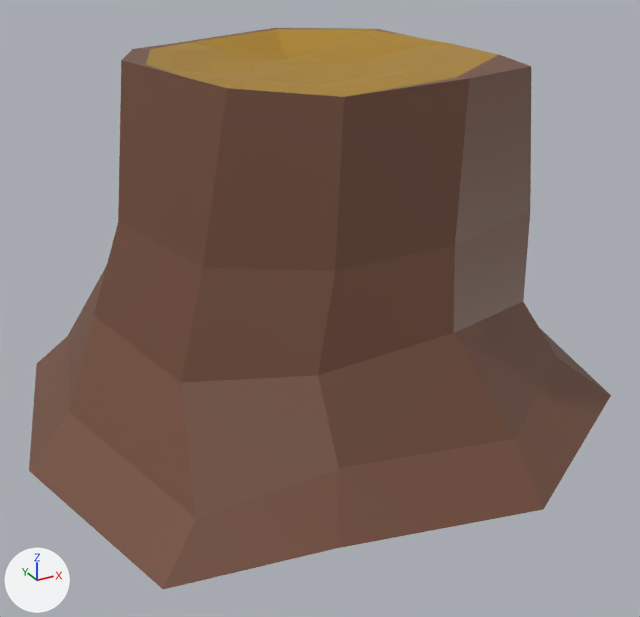
Before and after pictures for a commit that changed the FBX model Assets/Environments/Models/stump_002.fbx.
Rendered twice from a 50 mm camera at (-3.46, -1.7, 3.97) aimed at (0.06, 4.72, 0.76). Lighting does not change. The marker at lower left points along +X, +Y and +Z.

Script lines for the objects in view, before the commit:
```python
me_cylinder_003 = bpy.data.meshes.new('Cylinder.003')
me_cylinder_003.from_pydata(...)  # 114 vertices, 112 faces; spans x -2.61..2.92, y -2.5..2.57, z -1.85..1.49
# faces by material slot: [76, 36]
me_cylinder_003.materials.append(mat_material_001)  # brown #744e3c
me_cylinder_003.materials.append(mat_material_002)  # yellow #aa821b
ob_stump_002 = bpy.data.objects.new('stump_002', me_cylinder_003)
ob_stump_002.location = (0.0, 4.92, 1.53)
```
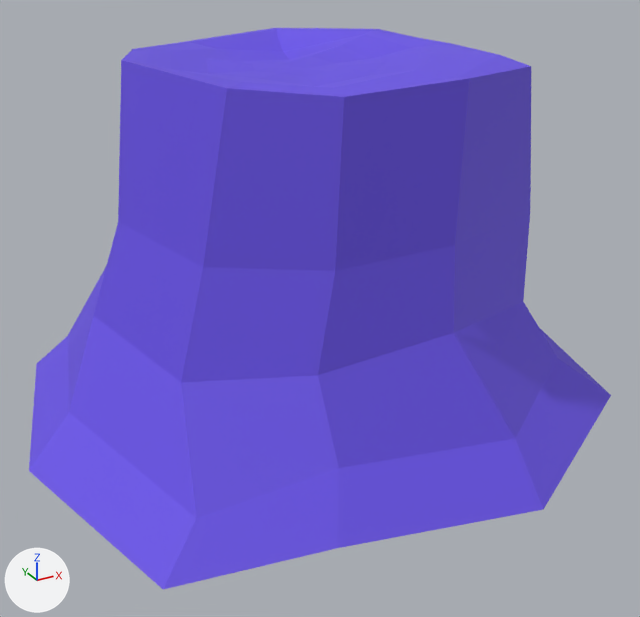
Patch to the scene script:
```diff
--- a/Assets/Environments/Models/stump_002.fbx.py
+++ b/Assets/Environments/Models/stump_002.fbx.py
@@ mat_stump_002 @@
+mat_stump_002 = principled_material('stump_002')
+mat_stump_002.base_color = (0.144, 0.0862, 0.8)  # blue #6a53e7
+mat_stump_002.roughness = 0.69
@@ me_cylinder_003 @@
 me_cylinder_003.from_pydata(...)  # 114 vertices, 112 faces; spans x -2.61..2.92, y -2.5..2.57, z -1.85..1.49
 # used by ob_stump_002; location = (0.0, 4.92, 1.53)
+# me_cylinder_003 part 1: all 76 faces that had it switch from mat_material_001 (brown #744e3c) to mat_stump_002 (blue #6a53e7)
+# me_cylinder_003 part 2: all 36 faces that had it switch from mat_material_002 (yellow #aa821b) to mat_stump_002 (blue #6a53e7)
```

Pixel boxes (x1, y1, x2, y2) of what changed, in the pictures (640 x 617 px):
part 1 of me_cylinder_003, recoloured (brown to blue)
    both: (29, 28, 611, 589)
part 2 of me_cylinder_003, recoloured (brown to blue)
    both: (146, 29, 499, 97)
